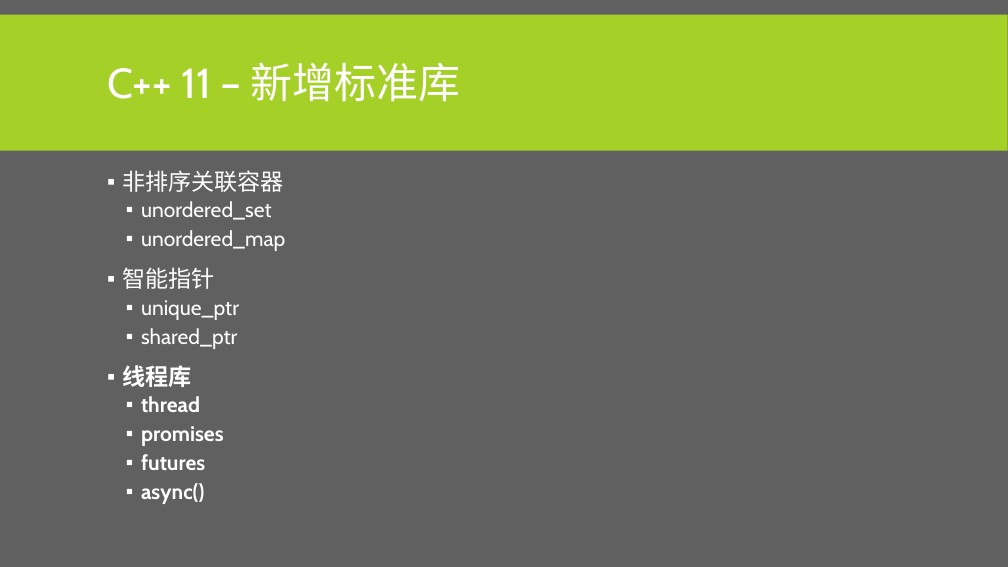
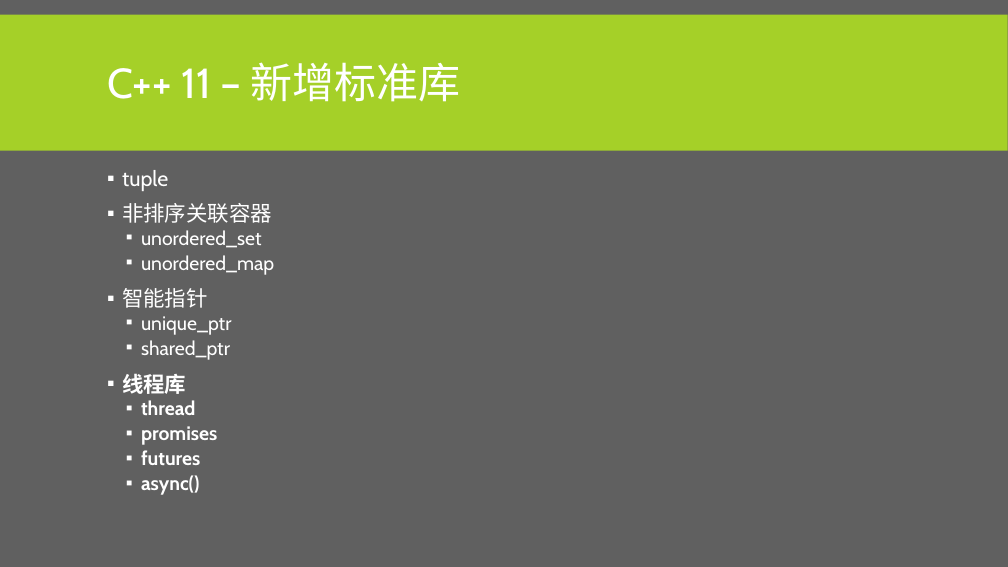
Before and after one commit to albertclass/Lessons, a slide deck: slide 60 of advance c++/courseware.pptx (slide 68 before the commit). Drawn at 1008x567 pixels with LibreOffice and Linux fonts; fonts in the diff are those of the drawing. Boxes give left, top, right and bottom in pixels: in the first picture for what was removed or moved away, otherwise in the second. Text is boxed around its words. In the diff, an @@ line names an element or a change of style, - is before the commit and + after.

```diff
--- a/advance c++/courseware.pptx
+++ b/advance c++/courseware.pptx
@@ text at bbox=[122, 170, 168, 191]: paragraph added @@
+▪ tuple
@@ text at bbox=[122, 203, 274, 495]: size 22 to 20.4 pt in "非排序关联容器", "智能指针", "线程库"; size 20 to 18.5 pt in "unordered_set", "unordered_map", "unique_ptr", "shared_ptr" and 4 more places; line spacing 0.9 to 0.8 @@
```
Also in this commit, not shown: 12 other slides changed, 14 slides added, 2 slides removed, 2 other files.
